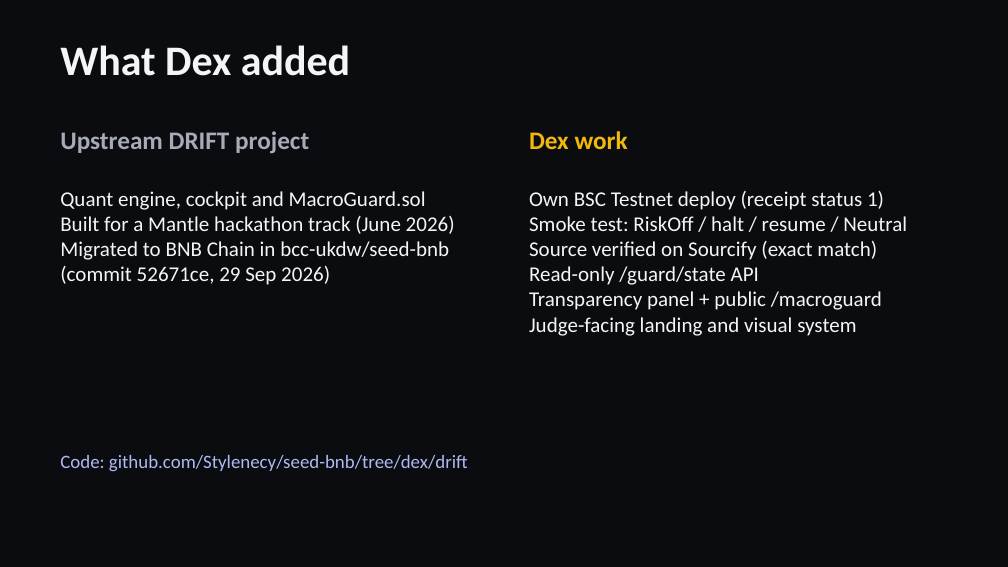
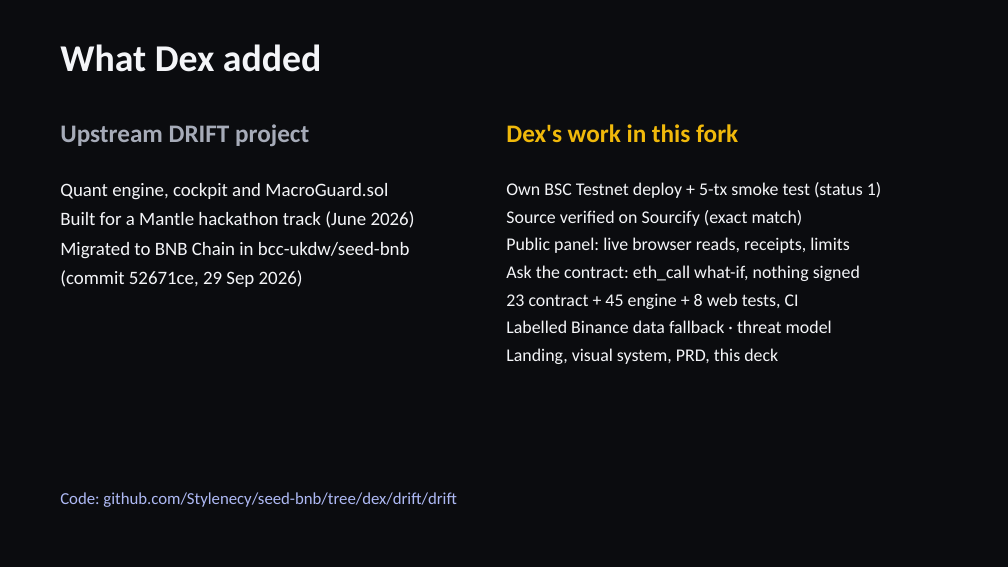
Before and after one commit to Stylenecy/seed-bnb, a slide deck: slide 9 of drift/docs/submission/DRIFT-pitch.pptx (slide 5 before the commit). Drawn at 1008x567 pixels with LibreOffice and Linux fonts; fonts in the diff are those of the drawing. Boxes give left, top, right and bottom in pixels: in the first picture for what was removed or moved away, otherwise in the second. Text is boxed around its words. In the diff, an @@ line names an element or a change of style, - is before the commit and + after.

```diff
--- a/drift/docs/submission/DRIFT-pitch.pptx
+++ b/drift/docs/submission/DRIFT-pitch.pptx
@@ text "What Dex added" at (60, 44, 321, 72): size 40 to 36 pt; more space between paragraphs @@
@@ text "Upstream DRIFT project": place and size @@
-text "Upstream DRIFT project" at (60, 131, 309, 153)
+text "Upstream DRIFT project" at (60, 124, 309, 146)
@@ text "Upstream DRIFT project" at (60, 124, 309, 146): more space between paragraphs @@
@@ text at (506, 124, 738, 142): text changed @@
-Dex work
+Dex's work in this fork
@@ text at (60, 183, 415, 287): text changed; size 20 to 18 pt @@
-Quant engine, cockpit and MacroGuard.sol
-Built for a Mantle hackathon track (June 2026)
-Migrated to BNB Chain in bcc-ukdw/seed-bnb
-(commit 52671ce, 29 Sep 2026)
+Quant engine, cockpit and MacroGuard.sol
+Built for a Mantle hackathon track (June 2026)
+Migrated to BNB Chain in bcc-ukdw/seed-bnb
+(commit 52671ce, 29 Sep 2026)
@@ text at (506, 182, 881, 364): text changed; size 20 to 17 pt @@
-Own BSC Testnet deploy (receipt status 1)
-Smoke test: RiskOff / halt / resume / Neutral
-Source verified on Sourcify (exact match)
-Read-only /guard/state API
-Transparency panel + public /macroguard
-Judge-facing landing and visual system
+Own BSC Testnet deploy + 5-tx smoke test (status 1)
+Source verified on Sourcify (exact match)
+Public panel: live browser reads, receipts, limits
+Ask the contract: eth_call what-if, nothing signed
+23 contract + 45 engine + 8 web tests, CI
+Labelled Binance data fallback · threat model
+Landing, visual system, PRD, this deck
@@ text at (60, 492, 456, 507): text changed; size 18 to 16 pt @@
-Code: github.com/Stylenecy/seed-bnb/tree/dex/drift
+Code: github.com/Stylenecy/seed-bnb/tree/dex/drift/drift
```
Also in this commit, not shown: 2 other slides changed, 7 slides added, 3 slides removed, 1 other file.
